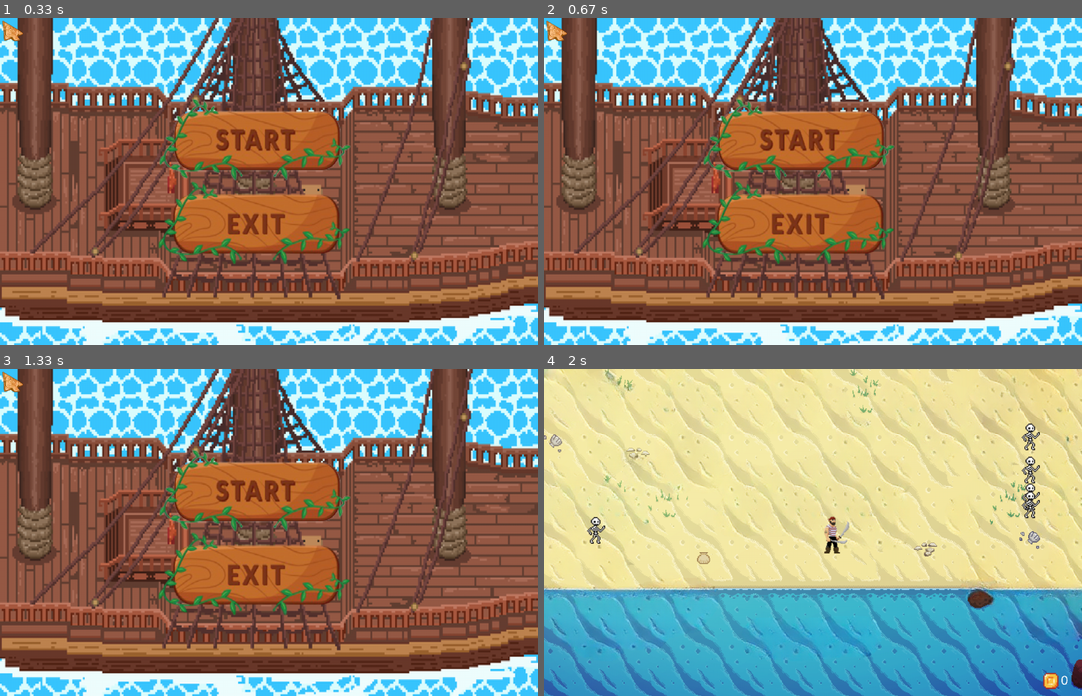
Above: before the commit, frames 1-4 (two rows, left to right).
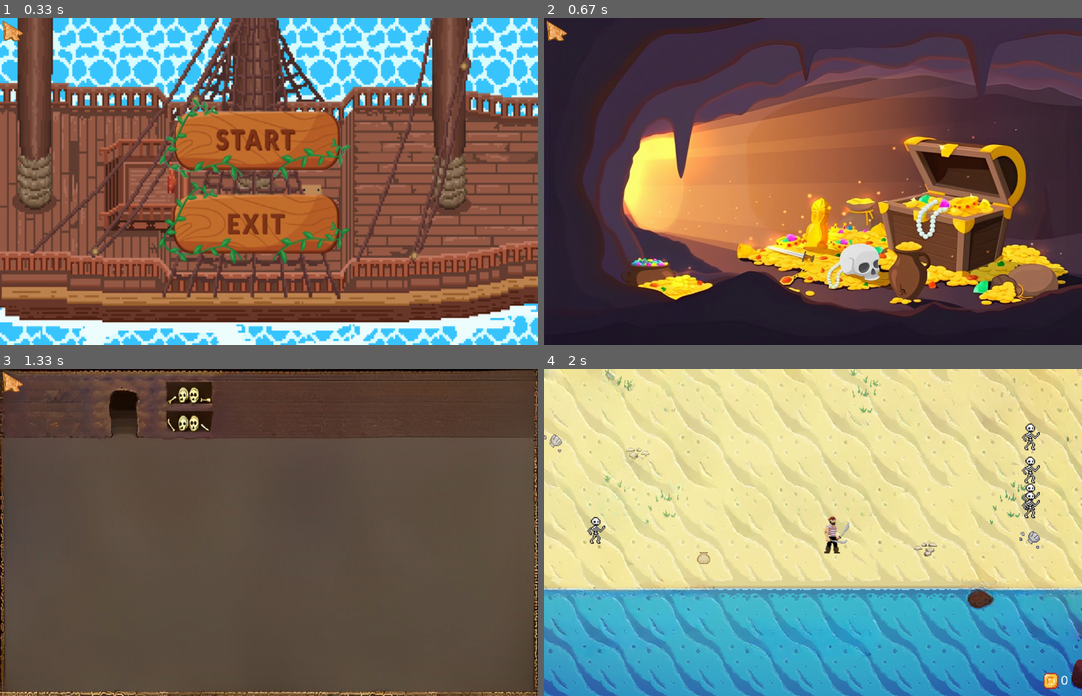
Above: after the commit, the same moments.

Repository: DasolLim/Pygame_Pirates
Game: pygame game, started from main.py
Two runs of this game, one before a commit and one after it. Both use one fixed random seed, a clock stepped at 60 frames per second and the inputs below.
Inputs (mouse positions are in pixels of both pictures, inside the frame that each line leads up to):
- Up to frame 1 (0.33 s): no input
- Up to frame 2 (0.67 s): tap T at 0.33 s
- Up to frame 3 (1.33 s): tap F at 0.67 s; tap C at 1 s
- Up to frame 4 (2 s): click (802, 489) at 1.38 s; hold Right from 1.83 s (still down)

Frame 1 is identical in both runs. In frame 2, 91% of the frame differs, in the area x 0-100%, y 0-100%; in frame 3, 80%; in frame 4, nothing differs.

Commit message:
myCommit1

Diff:
--- a/main.py
+++ b/main.py
@@ -7,28 +7,45 @@
 #initializng mixer
 pygame.mixer.init()
 
-# Initialize the game
+#initialize starting image
 bg_img = pygame.image.load('backgroundimage.png')
 bg_img = pygame.transform.scale(bg_img, (1280, 780))
 bg_rect = bg_img.get_rect()
 
-#Initialize cursor image
+#initialize cursor image
 cursor_img = pygame.image.load('cursor.png')
 cursor_img = pygame.transform.scale(cursor_img,(50,50))
 cursor_rect = cursor_img.get_rect()
 pygame.mouse.set_visible(False)
+
+#boolean flag
 loadPlaying = True
 
+#initializing screen
 screen = pygame.display.set_mode((bg_rect.width, bg_rect.height))
 screen_rect = screen.get_rect()
 
-
-# Initialize the first beach scene image
+#initialize beach scene
 beachImg = pygame.image.load('sceneimage.png')
 beachImg = pygame.transform.scale(beachImg, (1280, 780))
 beach_rect = beachImg.get_rect()
 
-# Initializing coin image for coin count
+#initialize forest scene
+forestImg = pygame.image.load('forestScene.png')
+forestImg = pygame.transform.scale(forestImg,(1280,780))
+forest_rect = forestImg.get_rect()
+
+#initialize cave image
+caveImg = pygame.image.load('caveScene.jpg')
+caveImg = pygame.transform.scale(caveImg,(1280,780))
+cave_rect = caveImg.get_rect()
+
+#initializing treasure image
+treasureImg = pygame.image.load('treasure.jpg')
+treasureImg = pygame.transform.scale(treasureImg,(1280,780))
+treasure_rect = treasureImg.get_rect()
+
+#initializing coin image
 coinImg = pygame.image.load('coin_100x94.png')
 coinImg = pygame.transform.scale(coinImg, (50,50))
 coin_rect = coinImg.get_rect()
@@ -47,48 +64,57 @@
 # width = 395 & height = 135
 exitRect = pygame.Rect(415, 425, width, height)
 
-
-#Initialize player image
+#initialize player image
 player_img = pygame.image.load("Pirate_Sprite_100x100.png")
 player_img_with_left_flip = pygame.transform.flip(player_img, True, False)
 player_img_with_right_flip = player_img
 
-# Creating Player Sprite
+#creating player Sprite
 num_of_player = 1
 player_group = pygame.sprite.Group()
 for x in range (num_of_player):
     player_group.add(gameSprites.Player("Pirate_Sprite_100x100.png", 50, 50, 0, 0))
 
-# Initializing font
+#initializing font
 pygame.font.init()
 font = pygame.font.SysFont("arial", 30)
-# Initializing coin text
+
+#initializing coin text
 coinCount = player_group.sprites()[0].coins
 coinCountText = font.render(str(coinCount), False, (255, 255, 255))
+
+#/////////////////////////////////////////////////////////////////////////#
 # USE THESE 2 LINES TO INCREMENT coinCount and REDRAW THE COIN TEXT
-#coinCount += 1
-#coinCountText = font.render(str(coinCount), False, (255,255,255))
-
-# Creating Mob Sprite
+# coinCount += 1
+# coinCountText = font.render(str(coinCount), False, (255,255,255))
+#/////////////////////////////////////////////////////////////////////////#
+
+#creating mob sprite group
 num_of_mobs = 5
 mob_group = pygame.sprite.Group()
 for x in range (num_of_mobs):
     mob_group.add(gameSprites.Mob("mob.png", 50, 50, [2,2]))
 
+#render images
 def render():
 
-    # pygame.draw.rect(screen, color, startRect)
+    #pygame.draw.rect(screen, color, startRect)
+
+    #adding background image
     screen.blit(bg_img,bg_rect)
 
+    #checking if on start screen
     if not loadPlaying:
-        # Draw the new updated text
+
+        #displaying coin info
         screen.blit(coinCountText, (1230, 725))
         screen.blit(coinImg, (1180, 720))
 
-        # Draw player sprite on screen
+        #displaying player sprite
         screen.blit(player_img, player_group.sprites()[0].rect)
-
-        # Drawing mobs on screen
+        #player_group.draw(screen)
+
+        #displaying mobs
         mob_group.update()
         mob_group.draw(screen)
         for sprites in mob_group.sprites():
@@ -104,22 +130,28 @@
 
 #musicPlayer
 def musicPlayer(music,vol = 0.7,loop = 0,initialPlay = 0):
-
+    #checking initial play
     if initialPlay:
+        #loading music
         pygame.mixer.music.load(music)
 
     else:
+        #changing music
         pygame.mixer.music.stop()
         pygame.mixer.music.unload()
         pygame.mixer.music.load(music)
-
+    #setting volume
     pygame.mixer.music.set_volume(vol)
+    #looping music
     pygame.mixer.music.play(loop)
 
-
+#rendering
 render()
+#running to true
 running = True
+#FPS
 FPS = 60
+#setting clock
 clock = pygame.time.Clock()
 
 #playing menu music
@@ -127,27 +159,34 @@
 
 # gameloop
 while running:
-
+    #setting fps
     clock.tick(FPS)
-
     # event loop
     for event in pygame.event.get():
+
+        #quitting event
         if event.type == pygame.QUIT:
             running = False
+
+        #start screen event
         if event.type == pygame.MOUSEBUTTONDOWN:
             (x, y) = pygame.mouse.get_pos()
-            print(x, y)
-            # start the game when button is pressed by moving to a different scene
+
+            #//////Debug///////#
+            #print(x, y)
+            #//////////////////#
+
+            #checking collide point of mouse with start button
             if startRect.collidepoint(x, y) and loadPlaying:
                 loadPlaying=False
                 bg_img = beachImg
                 musicPlayer('pirateArr.mp3')
 
-            # exit the game when button is pressed
+            #checking collide point of mouse with exit button
             if exitRect.collidepoint(x, y) and loadPlaying:
                 running = False
 
-    #Player movement
+    #player movement
     keys = pygame.key.get_pressed()
     if keys[pygame.K_RIGHT]:
         player_img = player_img_with_right_flip
@@ -160,16 +199,33 @@
     if keys[pygame.K_DOWN]:
         player_group.sprites()[0].rect.y += 5
 
-
-    #Rough player boundaries
+    #///////////////////////////#
+    #if conditions are met and player exits screen through right side
+    if keys[pygame.K_f]:
+        bg_img = forestImg
+    #///////////////////////////#
+
+    #///////////////////////////#
+    #if conditions are met and player exits screen through right side
+    if keys[pygame.K_c]:
+        bg_img = caveImg
+    #///////////////////////////#
+
+    #///////////////////////////#
+    #if conditions are met for game completion
+    if keys[pygame.K_t]:
+        bg_img = treasureImg
+        musicPlayer('ending.mp3')
+
+    #player boundaries
     player_group.sprites()[0].collision()
 
-    # render
+    #render
     render()
 
     #begining level music
     if not pygame.mixer.music.get_busy():
         musicPlayer('levelMusic.mp3', 0.01, -1)
 
-
+#exiting pygame
 pygame.quit()
Binary file added: caveScene.jpg
Binary file added: forestScene.png
Binary file added: treasure.jpg
Not shown, added: ending.mp3
